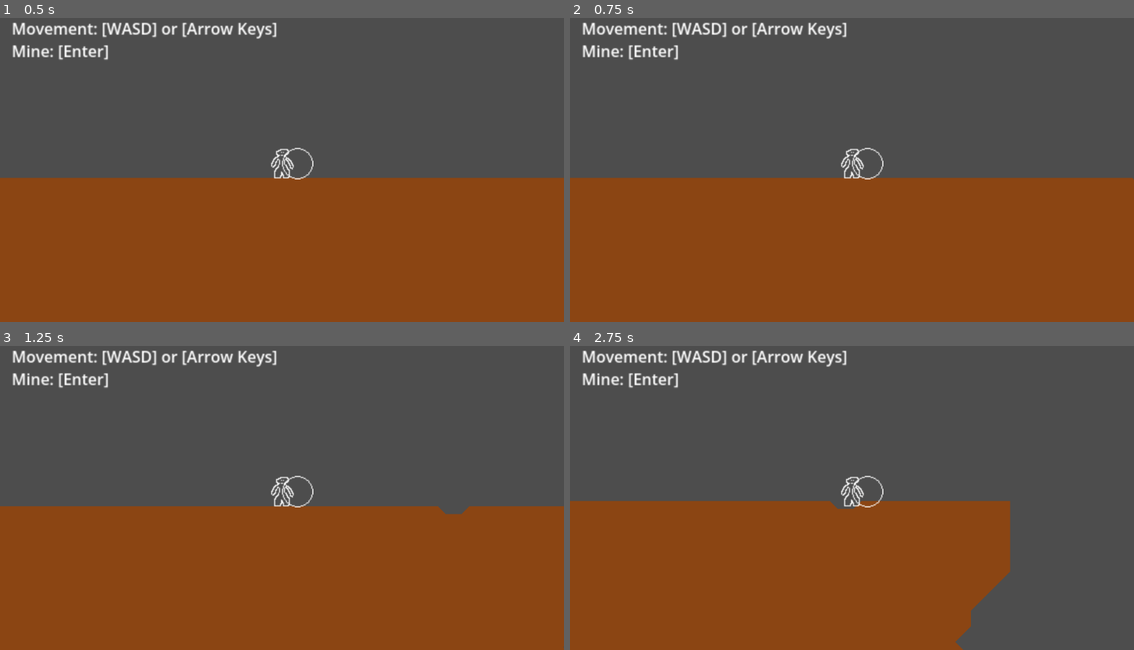
Above: before the commit, frames 1-4 (two rows, left to right).
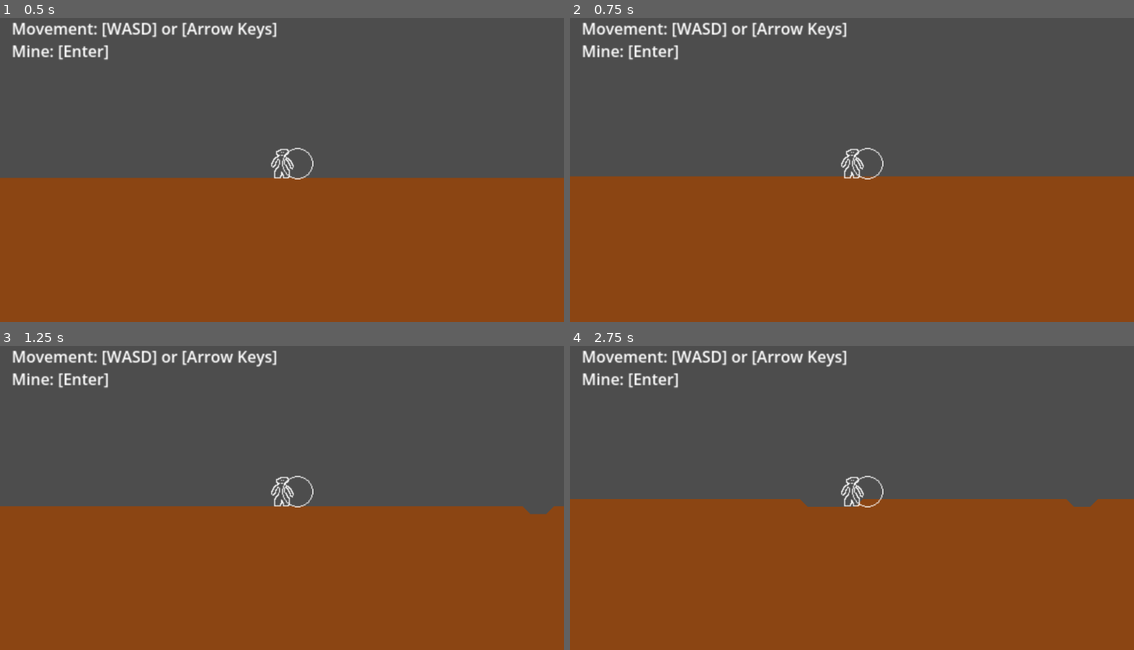
Above: after the commit, the same moments.

Repository: bingecraft-net/sandbox
Game: Godot game, scene res://marching_squares_demo.tscn
The game is run twice, just before and just after one commit, with the same random seed, the same clock (stepped at 60 frames per second) and the same inputs.
Inputs:
- Up to frame 1 (0.5 s): no input
- Up to frame 2 (0.75 s): tap Enter (ui_accept) at 0.5 s; hold Right (ui_right) from 0.53 s (still down)
- Up to frame 3 (1.25 s): keep holding Right (ui_right); tap Enter (ui_accept) at 0.77 s
- Up to frame 4 (2.75 s): tap Enter (ui_accept) at 1.25, 1.52, 2 s; release Right (ui_right) at 1.28 s; hold Down (ui_down) 1.28-2.03 s; hold Right (ui_right) from 2.03 s (still down)

Frame 1 is identical in both runs. In frame 2, 0.7% of the frame differs, in the area x 0-100%, y 51-54%; in frame 3, 0.2%; in frame 4, 13%, in the area x 0-100%, y 50-100%.

Commit message:
set player rigidbody friction to default (1)

Diff:
--- a/marching_squares_demo.tscn
+++ b/marching_squares_demo.tscn
@@ -10,7 +10,6 @@
 frequency = 0.002
 
 [sub_resource type="PhysicsMaterial" id="PhysicsMaterial_ej658"]
-friction = 0.0
 
 [sub_resource type="CapsuleShape2D" id="CapsuleShape2D_ej658"]
 
